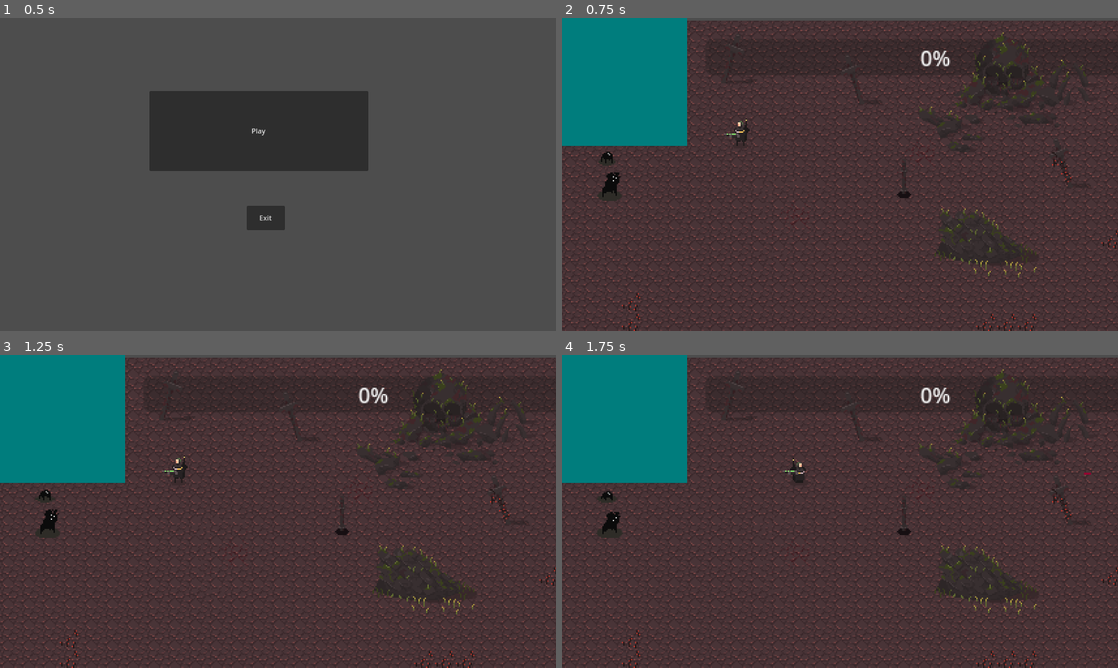
Above: before the commit, frames 1-4 (two rows, left to right).
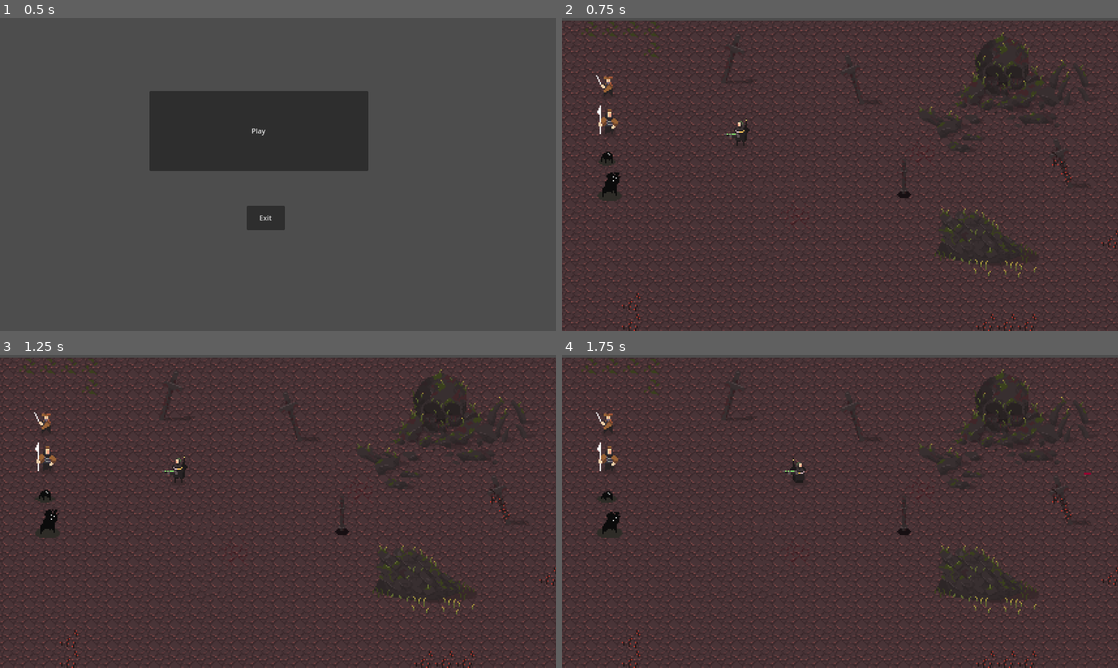
Above: after the commit, the same moments.

Repository: DiegoArredo/terminal_infection
Game: Godot game, scene res://main.tscn
The game is run twice, just before and just after one commit, with the same random seed, the same clock (stepped at 60 frames per second) and the same inputs.
Inputs:
- Up to frame 1 (0.5 s): no input
- Up to frame 2 (0.75 s): click "Play" at 0.5 s
- Up to frame 3 (1.25 s): no input
- Up to frame 4 (1.75 s): hold D (right) from 1.28 s (still down); tap F (disparo) at 1.35 s

Frame 1 is identical in both runs. In frame 2, 9.5% of the frame differs, in the area x 0-100%, y 0-41%; in frame 3, 9.5%; in frame 4, 9.5%.

Commit message:
listo para merge

Diff:
--- a/world_1.tscn
+++ b/world_1.tscn
@@ -6,7 +6,6 @@
 [ext_resource type="PackedScene" uid="uid://d38k6op1j4csd" path="res://Enemies/enemy_1.tscn" id="5_c5kkf"]
 [ext_resource type="PackedScene" uid="uid://df0xf0ygmrmlg" path="res://Enemies/enemy_2.tscn" id="6_u82a5"]
 [ext_resource type="PackedScene" uid="uid://c1fmnxygnm50j" path="res://Enemies/monster_1.tscn" id="7_okl0x"]
-[ext_resource type="PackedScene" uid="uid://cto6cevkt1kwo" path="res://SistemaSubidaNivel/main.tscn" id="8_ktqja"]
 [ext_resource type="PackedScene" uid="uid://dij2sbe07klpo" path="res://Enemies/monster_2.tscn" id="8_xcfc1"]
 
 [sub_resource type="TileSetAtlasSource" id="TileSetAtlasSource_nqkdi"]
@@ -225,6 +224,3 @@
 [node name="player_scifi_blue" parent="Player" instance=ExtResource("4_sddi4")]
 visible = false
 position = Vector2(97, 72)
-
-[node name="SistemaSubidaDeNivel" parent="." instance=ExtResource("8_ktqja")]
-position = Vector2(0, -2)
Not shown, added: addons/godot-git-plugin/plugin.cfg
Not shown: 1 places in world_1.tscn that only renumber resources
Not shown, added: addons/godot-git-plugin/LICENSE
Not shown, added: addons/godot-git-plugin/THIRDPARTY.md
Not shown, added: addons/godot-git-plugin/git_plugin.gdextension
Not shown, added: addons/godot-git-plugin/linux/libgit_plugin.linux.editor.x86_64.so
Not shown, added: addons/godot-git-plugin/macos/libgit_plugin.macos.editor.universal.dylib
Not shown, added: addons/godot-git-plugin/win64/libgit_plugin.windows.editor.x86_64.dll
Not shown, added: addons/godot-git-plugin/win64/libgit_plugin.windows.editor.x86_64.exp
Not shown, added: addons/godot-git-plugin/win64/libgit_plugin.windows.editor.x86_64.lib
